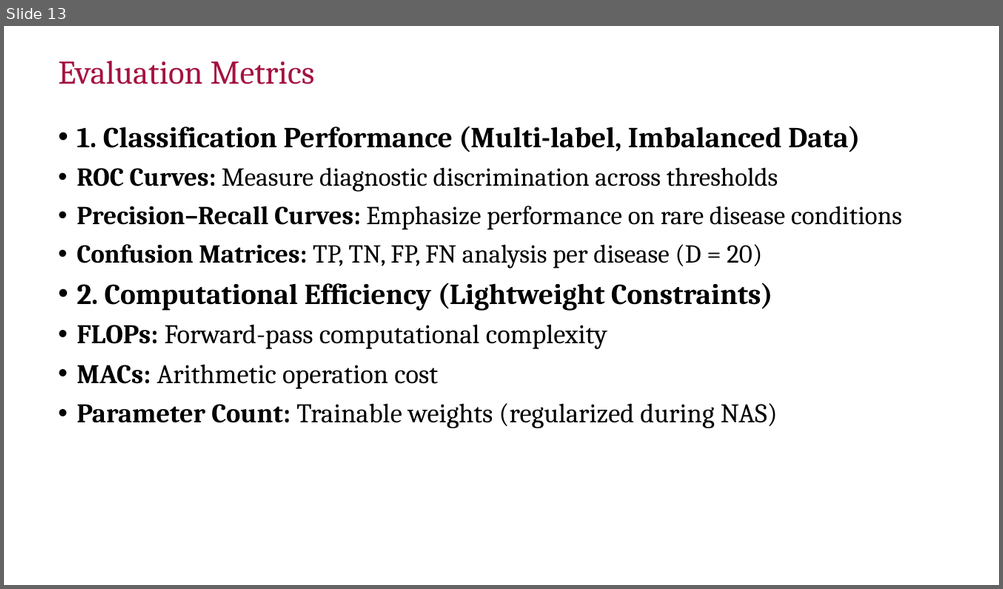
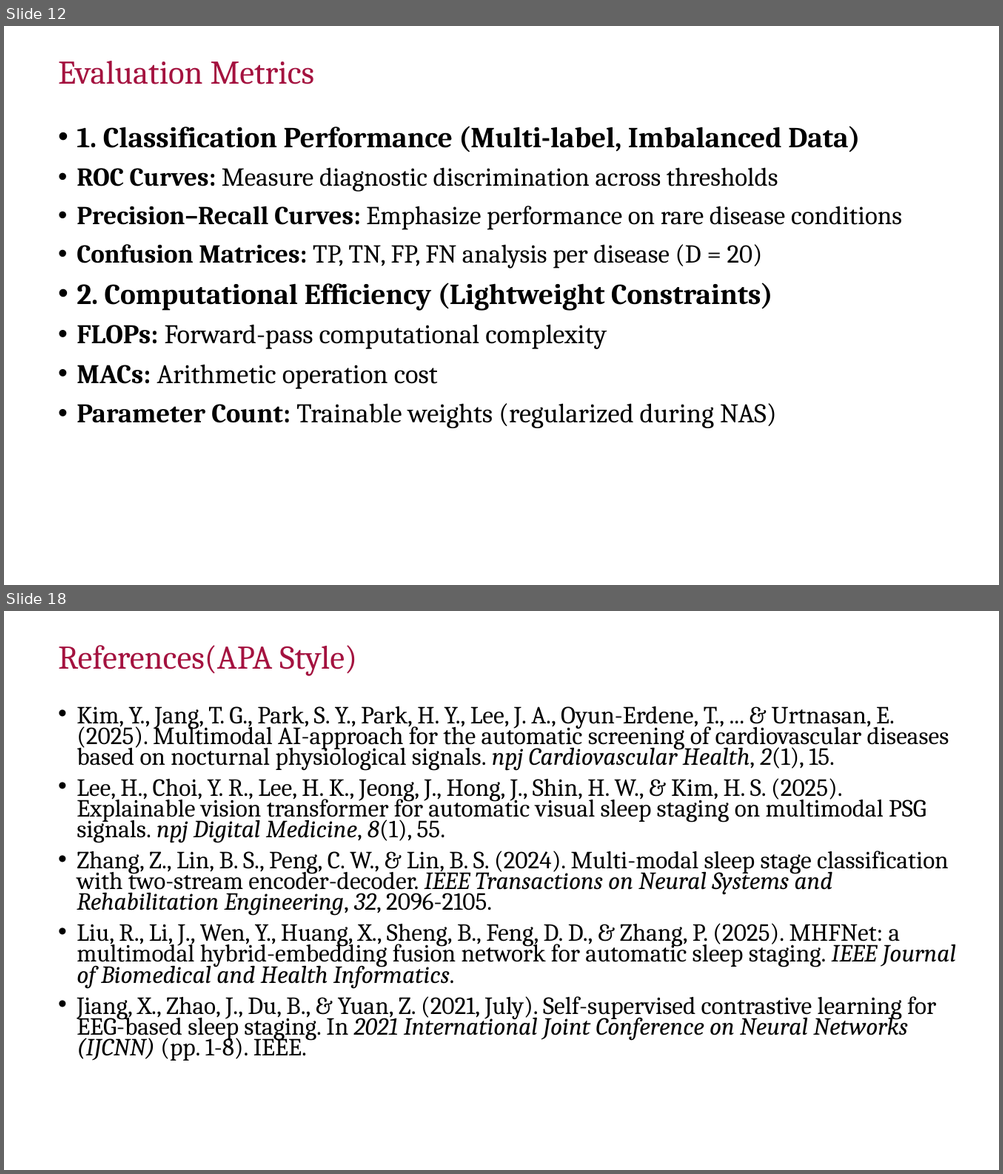
Before and after one commit to Giriiri-g/Sleep-Staging, a slide deck: reports/Phase 1/Phase1_47.pptx. Shown one above the other, each under a label of ours: slide 13 before the commit, slides 12 and 18 after it; the slides between them are not shown. The pictures are 1003x589 and 1003x1174 pixels, drawn with LibreOffice and Linux fonts; fonts in the diff are those of the drawing; background and template pictures are left out. Boxes give left, top, right and bottom in pixels: in the first picture for what was removed or moved away, otherwise in the second. Text is boxed around its words. In the diff, an @@ line names an element or a change of style, - is before the commit and + after.

```diff
--- a/reports/Phase 1/Phase1_47.pptx
+++ b/reports/Phase 1/Phase1_47.pptx
@@ slide 18 added at bbox=[4, 611, 999, 1170], background #FFFFFF @@
@@ title added at bbox=[58, 645, 357, 676], 32 pt, text #A4123F @@
+References(APA Style)
@@ text added at bbox=[77, 706, 956, 1061], 23.8 pt, text #000000 @@
+• Kim, Y., Jang, T. G., Park, S. Y., Park, H. Y., Lee, J. A., Oyun-Erdene, T., ... & Urtnasan, E. (2025). Multimodal AI-approach for the automatic screening of cardiovascular diseases based on nocturnal physiological signals. npj Cardiovascular Health, 2(1), 15.
+• Lee, H., Choi, Y. R., Lee, H. K., Jeong, J., Hong, J., Shin, H. W., & Kim, H. S. (2025). Explainable vision transformer for automatic visual sleep staging on multimodal PSG signals. npj Digital Medicine, 8(1), 55.
+• Zhang, Z., Lin, B. S., Peng, C. W., & Lin, B. S. (2024). Multi-modal sleep stage classification with two-stream encoder-decoder. IEEE Transactions on Neural Systems and Rehabilitation Engineering, 32, 2096-2105.
+• Liu, R., Li, J., Wen, Y., Huang, X., Sheng, B., Feng, D. D., & Zhang, P. (2025). MHFNet: a multimodal hybrid-embedding fusion network for automatic sleep staging. IEEE Journal of Biomedical and Health Informatics.
+• Jiang, X., Zhao, J., Du, B., & Yuan, Z. (2021, July). Self-supervised contrastive learning for EEG-based sleep staging. In 2021 International Joint Conference on Neural Networks (IJCNN) (pp. 1-8). IEEE.
@@ page number added at bbox=[4, 1144, 51, 1170], 16 pt, text #FFFFFF, bold @@
+18
@@ what was slide 13 is now slide 12 @@
```
Also in this commit, not shown: 4 slides changed, 6 other slides added, 3 slides removed, 58 other files.
